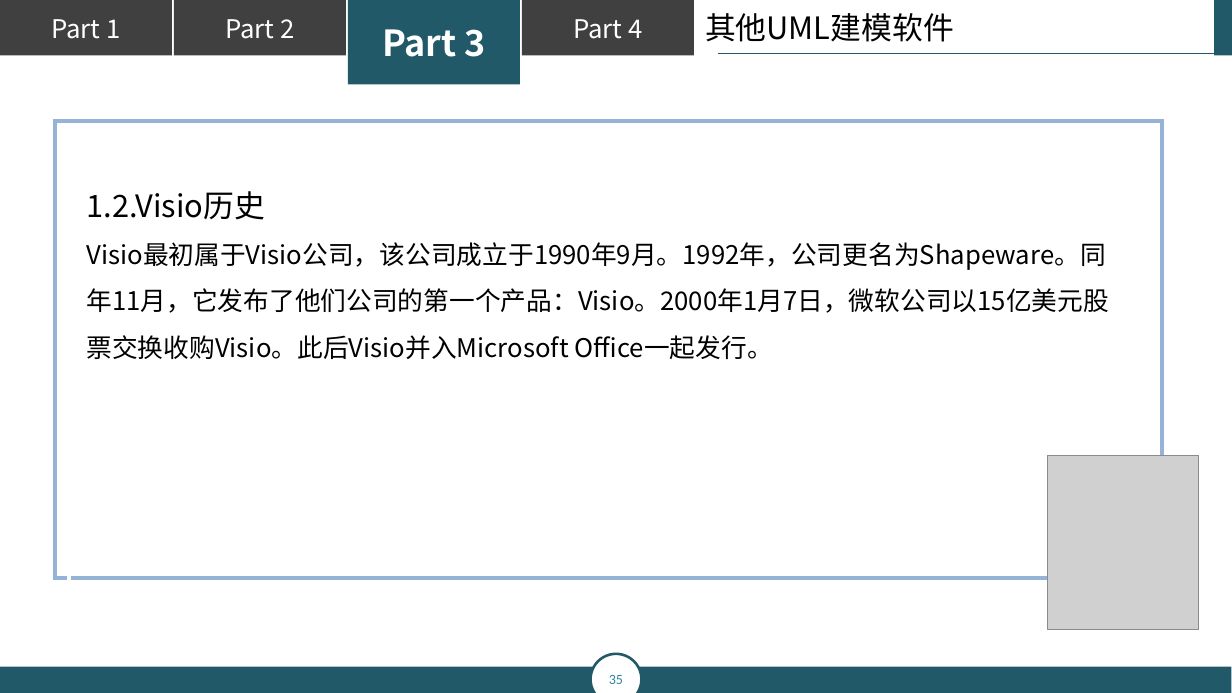
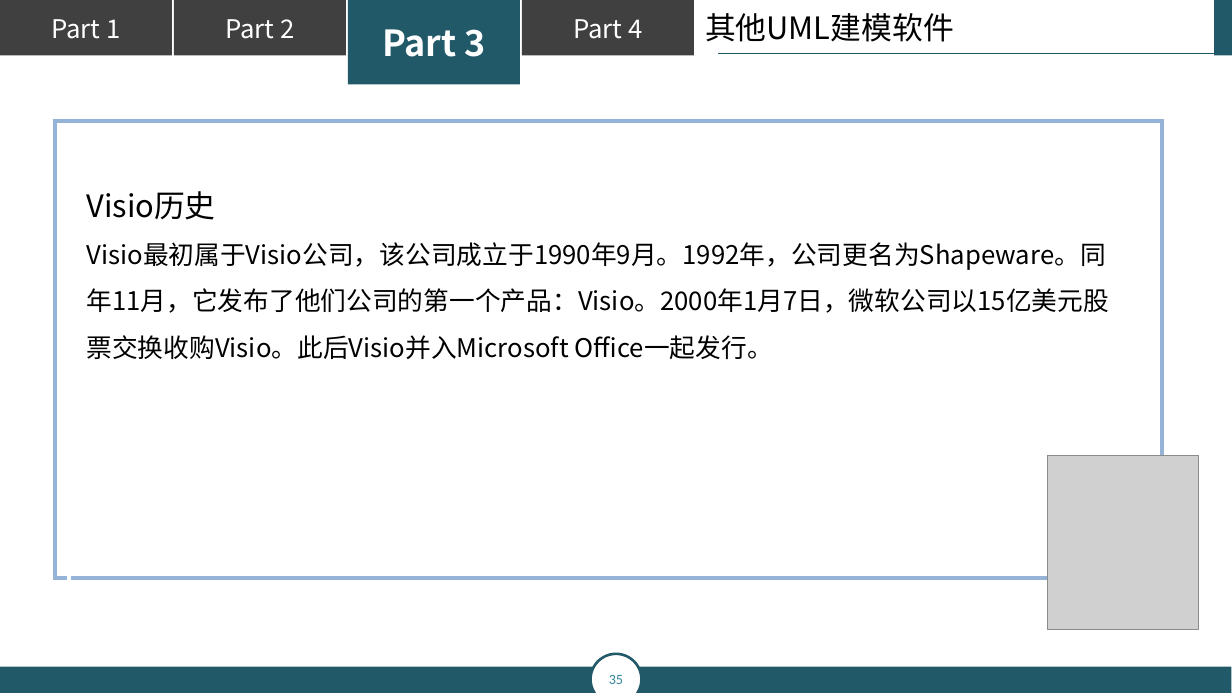
Before and after one commit to popopoi/PRD2018-G07, a slide deck: slide 35 of 翻转课堂PPT/PRD2018-G07-第五周翻转课堂PPT.pptx. Drawn at 1232x693 pixels with LibreOffice and Linux fonts; fonts in the diff are those of the drawing; grey boxes stand for pictures. Boxes give left, top, right and bottom in pixels: in the first picture for what was removed or moved away, otherwise in the second. Text is boxed around its words. In the diff, an @@ line names an element or a change of style, - is before the commit and + after.

```diff
--- a/翻转课堂PPT/PRD2018-G07-第五周翻转课堂PPT.pptx
+++ b/翻转课堂PPT/PRD2018-G07-第五周翻转课堂PPT.pptx
@@ text at [86,191,215,220]: text changed @@
-1.2.Visio历史
+Visio历史
```
Also in this commit, not shown: 10 other slides changed, 6 slides added.
